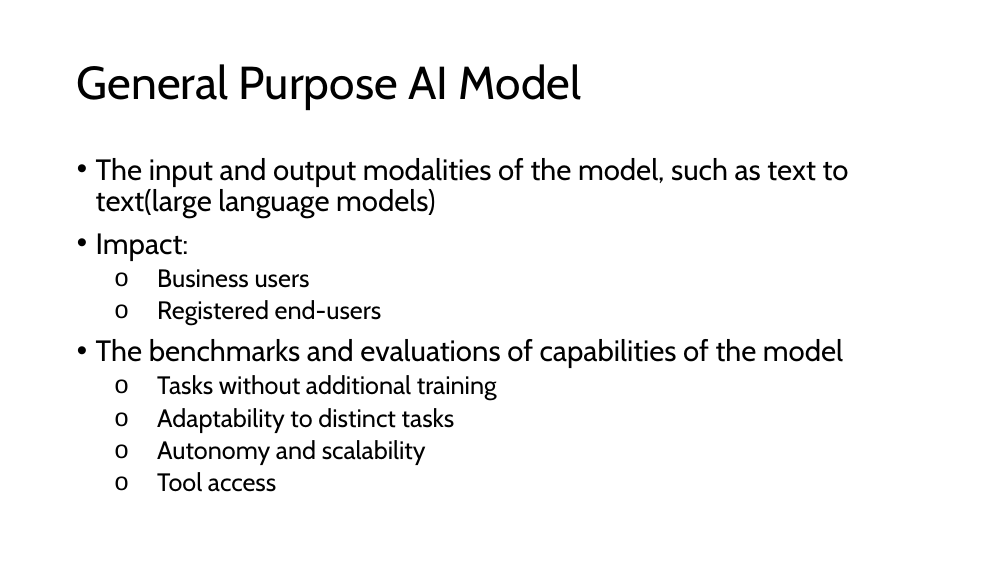
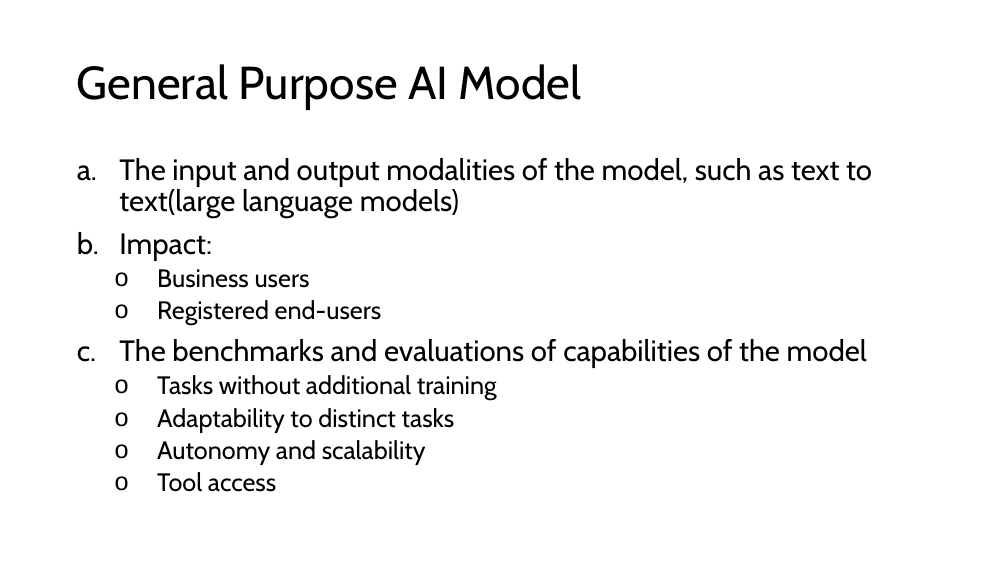
Before and after one commit to acceleratescience/large-language-models, a slide deck: slide 16 of slides/1-intro.pptx (slide 15 before the commit). Drawn at 1008x567 pixels with LibreOffice and Linux fonts; fonts in the diff are those of the drawing. Boxes give left, top, right and bottom in pixels: in the first picture for what was removed or moved away, otherwise in the second. Text is boxed around its words. In the diff, an @@ line names an element or a change of style, - is before the commit and + after.

```diff
--- a/slides/1-intro.pptx
+++ b/slides/1-intro.pptx
@@ text at (119, 158, 872, 368): bullet • to a. @@
```
Also in this commit, not shown: 10 other slides changed, 1 slide added, 23 other files.
